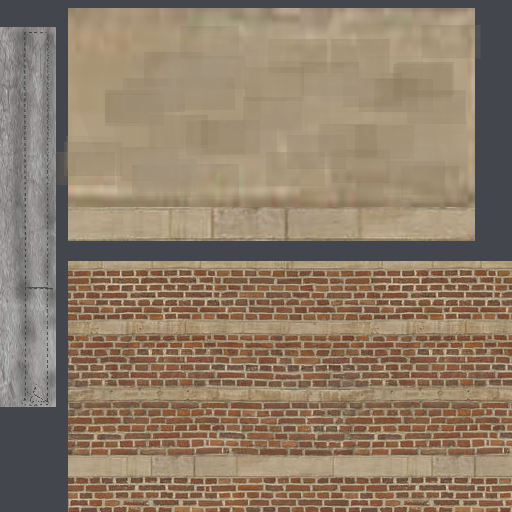
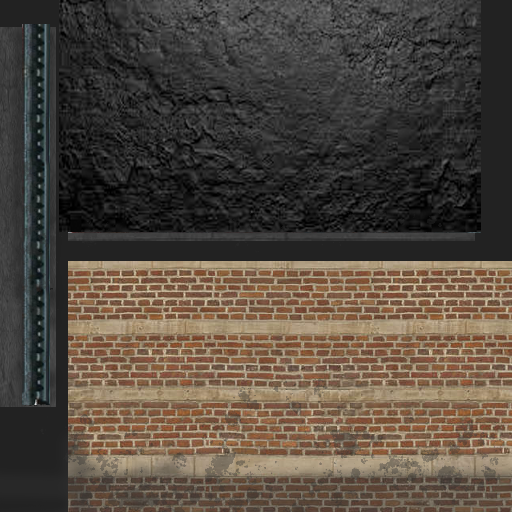
The second 512×512 image is a revision of the first. Changes to its layers:
removed layer "Layer 6" over [left=0, top=19, right=68, bottom=412]
removed layer "Layer 5" over [left=56, top=8, right=481, bottom=207]
painted on "Layer 3" over [left=0, top=31, right=512, bottom=512]
removed layer "Layer 4" over [left=68, top=206, right=475, bottom=241]
added layer "Layer 8" above "Layer 11" over [left=59, top=0, right=481, bottom=232]
added layer "Layer 11" above "Layer 9" over [left=22, top=24, right=50, bottom=405]
added layer "Layer 9" above "Hue/Saturation 1" over [left=68, top=209, right=481, bottom=233]
added layer "Layer 10" above "Layer 7" over [left=73, top=207, right=481, bottom=232]
added layer "Layer 7" above "Rectangle 1" over [left=0, top=8, right=481, bottom=412]
